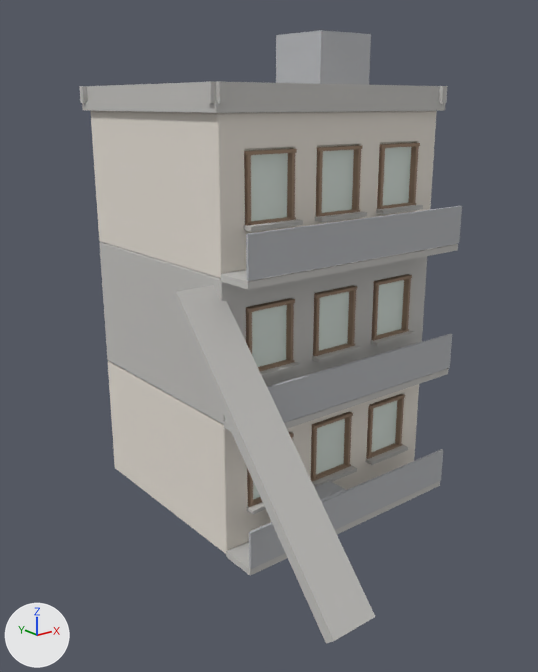
Two versions of the OBJ model game/Assets/Art/Prologue/_BlenderKit/SM_K_HouseD_Apt.obj, one commit apart.
The view is the same before and after, from a camera (50 mm lens) standing at (-9.07, -9.42, 7.64) and looking at (-1.0, 0.66, 3.61). The axes (+X, +Y, +Z) are drawn at lower left. The lights are the same throughout. The older version comes first. Where no turn or scale is listed for an object, it has been applied to the vertices. Vertices at exactly the same position are counted once.

Objects in the first picture: 'SM_K_HouseD_Apt'.
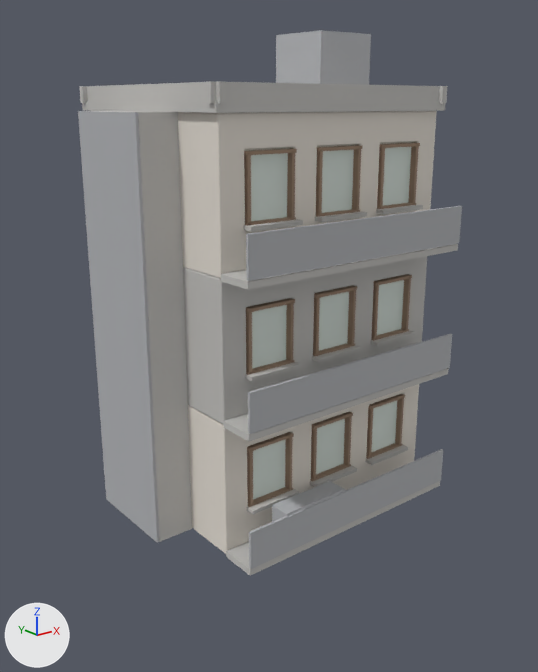
Boxes (x1, y1, x2, y2) around the edits, measured in the pictures (538 x 672 px):
'SM_K_HouseD_Apt', reshaped (11% shorter)
    before: (79, 30, 462, 643)
    after: (78, 30, 462, 576)
part 1 of me_sm_k_housed_apt, added
    after: (99, 111, 192, 542)
part 2 of me_sm_k_housed_apt, added
    after: (78, 111, 159, 543)
part 3 of me_sm_k_housed_apt, deleted
    before: (171, 285, 375, 643)

Edits to the bpy script that builds the scene:
```text
Change me_sm_k_housed_apt:
    used by ob_sm_k_housed_apt; location = (0.0, 0.0, 0.0)
    remove me_sm_k_housed_apt.from_pydata(...)  # 832 vertices, 724 faces; spans x -3.2..2.65, y -3.47..4.35, z -0.04..8.9
    add me_sm_k_housed_apt.from_pydata(...)  # 864 vertices, 748 faces; spans x -3.26..2.65, y -0.73..4.35, z -0.04..8.9
    me_sm_k_housed_apt part 1: a new loose piece, a box spanning x -3.2..-2.5, y 1.1..3.1, z 0.0..7.5, in mat_surf_concrete_struct (light grey #c4c2bf)
    me_sm_k_housed_apt part 2: a new loose piece, a box spanning x -3.255..-3.205, y 1.1..3.1, z 0.0..7.5, in mat_surf_metal_fence (grey #b3b5b8)
    me_sm_k_housed_apt part 3: the loose piece of 8 vertices spanning x -3.2..-2.4, y -3.47..0.35, z 0.64..4.86 is deleted
    other edits to the shape of me_sm_k_housed_apt do not show in these pictures
```
